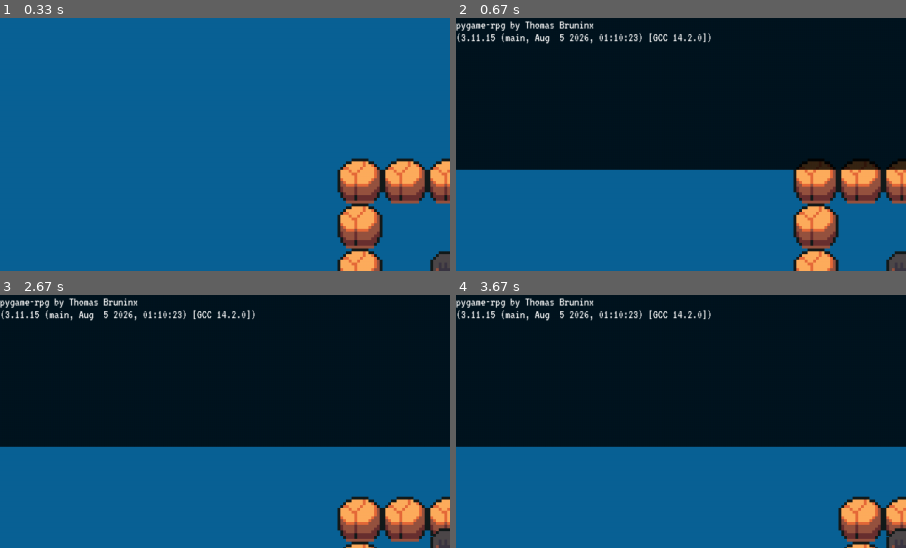
Above: before the commit, frames 1-4 (two rows, left to right).
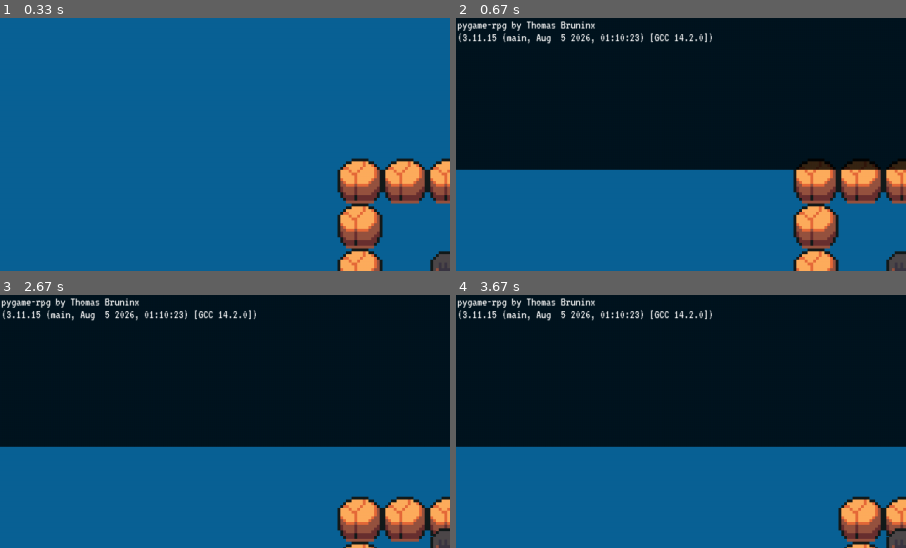
Above: after the commit, the same moments.

Repository: thomasbruninx/pygame-rpg
Game: pygame game, started from main.py
Two runs of this game, one before a commit and one after it. Both use one fixed random seed, a clock stepped at 60 frames per second and the inputs below.
Inputs:
- Up to frame 1 (0.33 s): no input
- Up to frame 2 (0.67 s): hold C from 0.33 s (still down); hold Right from 0.33 s (still down)
- Up to frame 3 (2.67 s): release C at 0.8 s; release Right at 0.8 s; hold C 0.83-1.3 s; hold Right 0.83-1.3 s; hold C 1.33-1.8 s; hold Right 1.33-1.8 s; hold Up from 2.33 s (still down)
- Up to frame 4 (3.67 s): release Up at 2.8 s; hold Left from 3.33 s (still down)
The pictures show only the part of the screen within x 0-50%, y 0-50%; the shares and areas given below are measured in that part.

Frame 1 is identical in both runs. In frame 2, 1.7% of the frame differs, in the area x 0-57%, y 1-11%; in frame 3, 1.7%; in frame 4, 1.7%.

Commit message:
Escape key also closes game, left side offset on console screen

Diff:
--- a/console.py
+++ b/console.py
@@ -32,7 +32,7 @@
             pygame.draw.rect(self.surface, self.bgcolor, self.surface.get_rect())
             for index, line in enumerate(self.buffer[-12:]):
                 line_surf = self.font.render(str(line[0]), True, line[1])
-                line_rect = line_surf.get_rect(topleft=(0, CONSOLE_FONTSIZE * index))
+                line_rect = line_surf.get_rect(topleft=(2, CONSOLE_FONTSIZE * index))
                 self.surface.blit(line_surf, line_rect)
 
             display_surface.blit(self.surface, self.surface.get_rect())
--- a/main.py
+++ b/main.py
@@ -28,8 +28,11 @@
                 if event.type == pygame.KEYDOWN:
                     if event.key == pygame.K_c:
                         Console().toggle_visibility()
+                    if event.key == pygame.K_ESCAPE:
+                        pygame.quit()
+                        sys.exit()
 
-            self.screen.fill(pygame.color.Color(10, 98,150))
+            self.screen.fill(pygame.color.Color(10, 98, 150))
             self.level.run()
             Console().draw()
             pygame.display.update()
